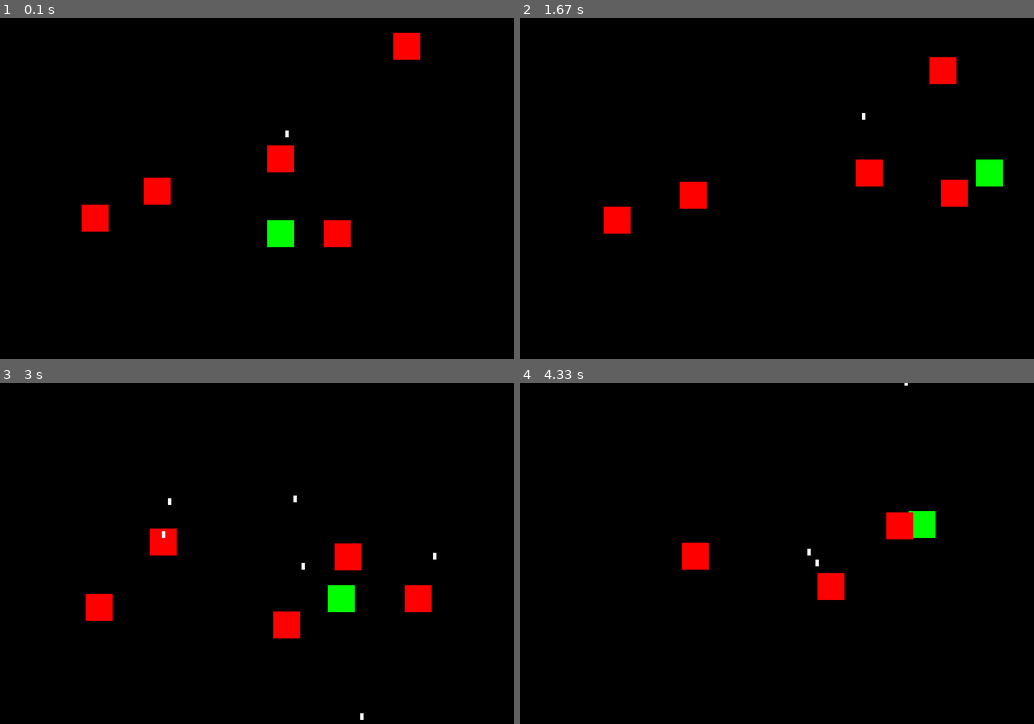
Above: before the commit, frames 1-4 (two rows, left to right).
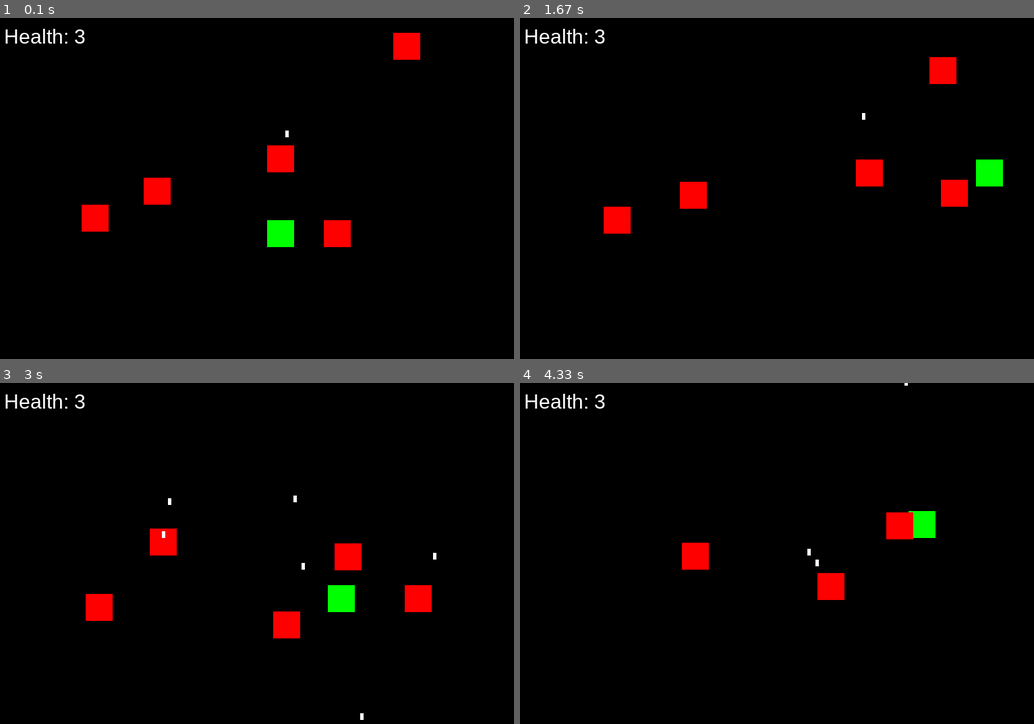
Above: after the commit, the same moments.

Repository: aknim/pygame-tank-battle
Game: pygame game, started from tank_battle.py
Two runs of this game, one before a commit and one after it. Both use one fixed random seed, a clock stepped at 60 frames per second and the inputs below.
Inputs:
- Up to frame 1 (0.1 s): no input
- Up to frame 2 (1.67 s): hold Right 0.33-0.8 s; hold Up 0.83-1.13 s; hold Right 1.17-1.63 s
- Up to frame 3 (3 s): hold Left 1.67-2.2 s; hold Down 2.23-2.53 s; tap Space at 2.57, 2.97 s; hold Left from 2.9 s (still down)
- Up to frame 4 (4.33 s): tap Space at 3.27, 3.4, 3.8, 4.1 s; release Left at 3.3 s; hold Up 3.33-3.7 s; hold Right from 3.73 s (still down)

The runs differ from the first frame. In frame 1, 0.2% of the frame differs, in the area x 1-17%, y 3-8%; in frame 2, 0.2%; in frame 3, 0.2%; in frame 4, 0.2%.

Commit message:
Day 2.1 20x1 Displaying player health & game over

Diff:
--- a/tank_battle.py
+++ b/tank_battle.py
@@ -13,13 +13,16 @@
 TANK_COLOR = (0, 255, 0) # Green
 BLACK = (0, 0, 0)
 WHITE = (255, 255, 255)
-ENEMY_COLOR = (255, 0, 0) # Red
+RED = (255, 0, 0) # Red
 
 ENEMY_COUNT = 5
 
 # Create the game screen
 screen = pygame.display.set_mode((SCREEN_WIDTH, SCREEN_HEIGHT))
 pygame.display.set_caption("Tank Battle")
+
+pygame.font.init()
+font = pygame.font.SysFont('Arial', 30)
 
 # Define the Player Tank class
 class PlayerTank:
@@ -84,7 +87,7 @@
         self.y = y
         self.width = TANK_WIDTH
         self.height = TANK_HEIGHT
-        self.color = ENEMY_COLOR
+        self.color = RED
         self.speed = 3 # slower than the player
         self.health = 1
         self.direction = 'down'
@@ -187,6 +190,15 @@
         return tank_rect.colliderect(bullet_rect)
 
 
+def display_health(health):
+    health_text = font.render(f'Health: {health}', True, WHITE)
+    screen.blit(health_text, (10, 10))
+
+def display_game_over():
+    game_over_text = font.render('Game Over!', True, RED)
+    screen.blit(game_over_text, (SCREEN_WIDTH // 2 - 100, SCREEN_HEIGHT // 2))
+
+
 # Main game loop
 def main():
     clock = pygame.time.Clock()
@@ -196,8 +208,8 @@
                             random.randint(0, SCREEN_HEIGHT - TANK_HEIGHT))
                             for _ in range(ENEMY_COUNT)]
 
-
-    while True:
+    running = True
+    while running:
         screen.fill(BLACK)
 
         for event in pygame.event.get():
@@ -227,15 +239,24 @@
             enemy.check_player_bullet_collisions(player_tank, enemy_tanks)
 
 
-
-
         # Remove bullets that are out of bounds
         player_tank.check_bullet_out_of_bounds()
         for enemy in enemy_tanks:
             enemy.check_bullet_out_of_bounds()
 
+        display_health(player_tank.health)
+
+        if player_tank.health <= 0:
+            display_game_over()
+            pygame.display.flip()
+            pygame.time.delay(3000)
+            running = False
+
         pygame.display.update()
         clock.tick(60) # 60 frames per second
 
+
 if __name__ == "__main__":
     main()
+
+pygame.quit()
